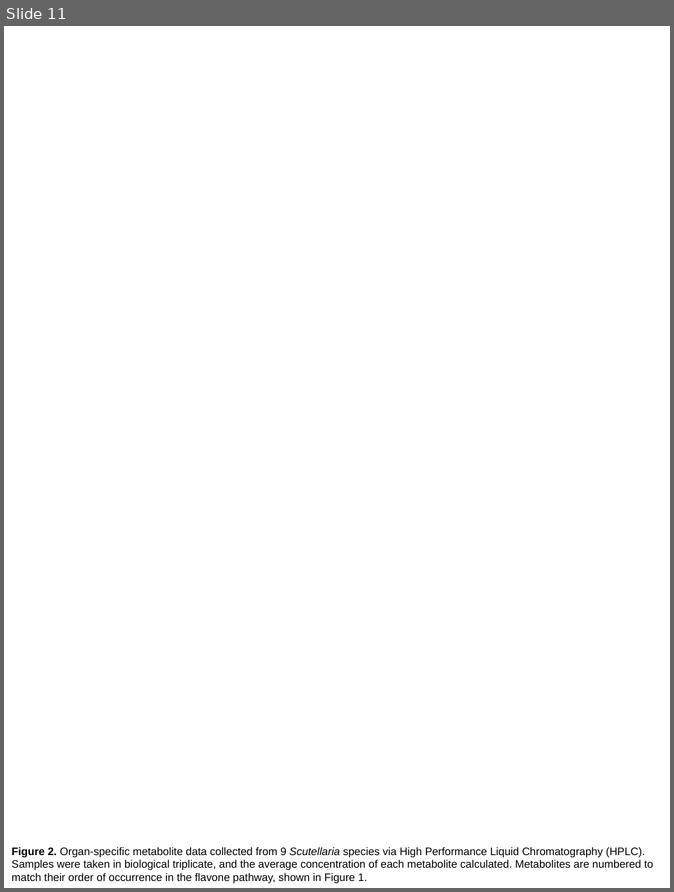
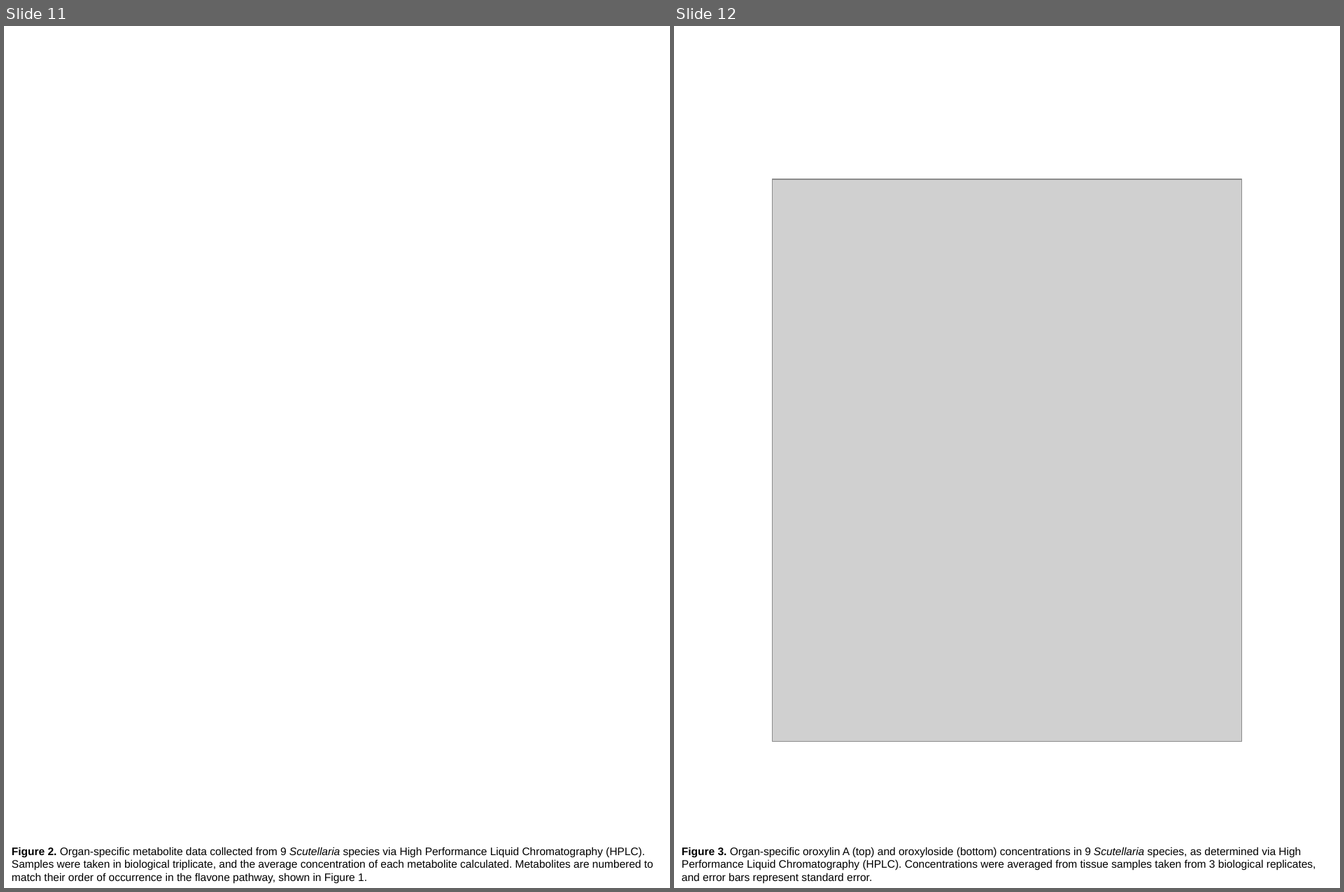
Before and after one commit to bryceaskey/scutellariaMetabolites, a slide deck: figures/20210603_lab_meeting.pptx. Shown side by side, each under a label of ours: slide 11 before the commit, slides 11 and 12 after it. The pictures are 674x892 and 1344x892 pixels, drawn with LibreOffice and Linux fonts; fonts in the diff are those of the drawing; grey boxes stand for pictures; background and template pictures are left out. Boxes give left, top, right and bottom in pixels: in the first picture for what was removed or moved away, otherwise in the second. Text is boxed around its words. In the diff, an @@ line names an element or a change of style, - is before the commit and + after.

```diff
--- a/figures/20210603_lab_meeting.pptx
+++ b/figures/20210603_lab_meeting.pptx
@@ slide 12 added at (x1=674, y1=26, x2=1340, y2=888), background #FFFFFF @@
@@ picture added at (x1=772, y1=180, x2=1242, y2=742) @@
@@ text added at (x1=682, y1=847, x2=1317, y2=884), 10 pt, text #000000 @@
+Figure 3. Organ-specific oroxylin A (top) and oroxyloside (bottom) concentrations in 9 Scutellaria species, as determined via High Performance Liquid Chromatography (HPLC). Concentrations were averaged from tissue samples taken from 3 biological replicates, and error bars represent standard error.
```
Also in this commit, not shown: 4 slides changed, 1 other slide added, 4 other files.
